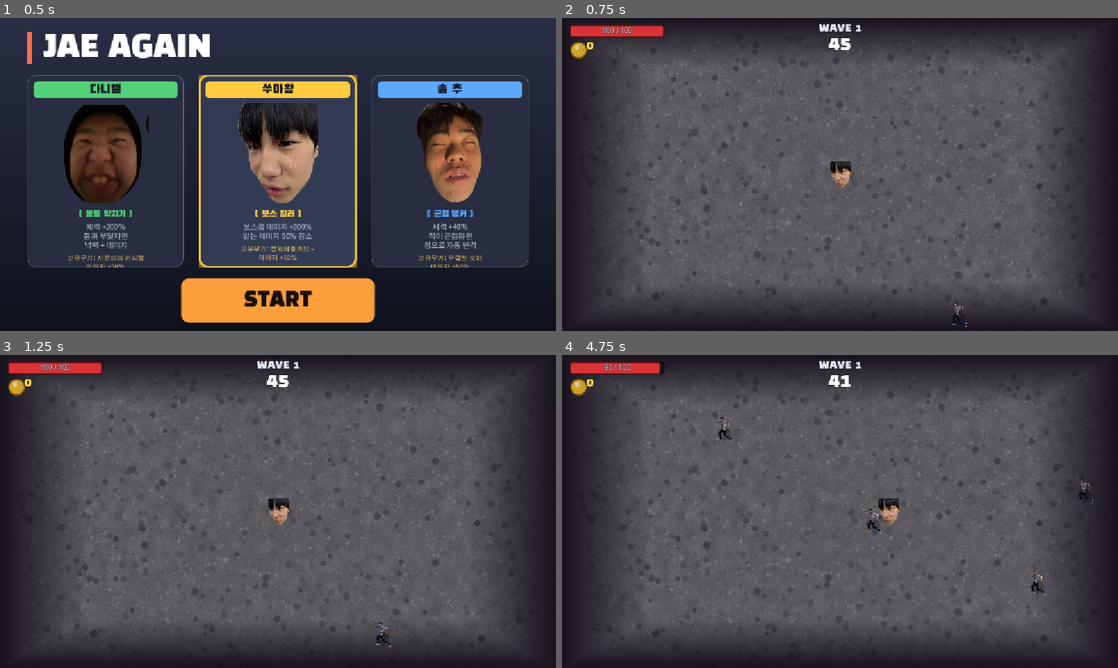
Above: before the commit, frames 1-4 (two rows, left to right).
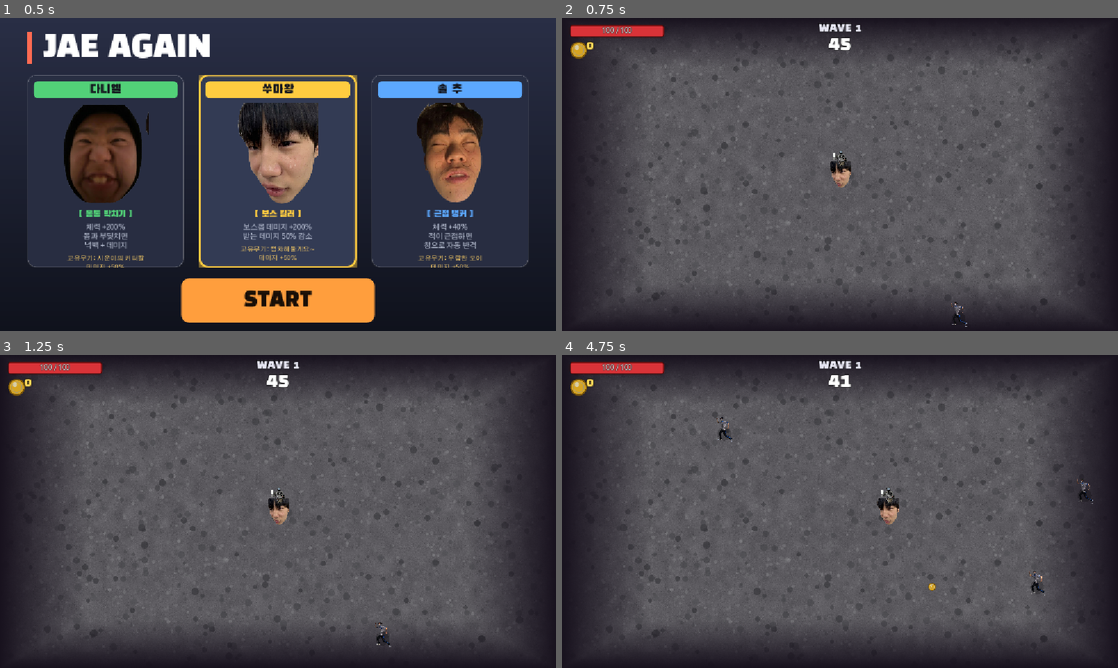
Above: after the commit, the same moments.

Repository: enrode63/-BROTATO
Game: Godot game, scene res://scenes/character_select.tscn
The game is run twice, just before and just after one commit, with the same random seed, the same clock (stepped at 60 frames per second) and the same inputs.
Inputs (mouse positions are in pixels of both pictures, inside the frame that each line leads up to):
- Up to frame 1 (0.5 s): no input
- Up to frame 2 (0.75 s): click "START" at 0.5 s
- Up to frame 3 (1.25 s): no input
- Up to frame 4 (4.75 s): tap Enter at 1.25, 1.35 s; move the mouse to (962, 495) at 1.27 s; hold Right 1.28-2 s; click (962, 495) at 1.42 s; tap Space at 1.52, 4.52 s; drag from (728, 527) to (812, 574) at 2.02 s; move the mouse to (895, 442) at 2.77 s; hold Left 2.78-3.5 s; hold R 2.78-3.5 s; drag from (812, 574) to (673, 464) at 3.52 s; move the mouse to (1006, 558) at 4.27 s; hold Right from 4.28 s (still down); tap 2 at 4.35 s

Frame 1 is identical in both runs. In frame 2, less than 0.1% of the frame differs, in the area x 48-52%, y 42-48%; in frame 3, less than 0.1%; in frame 4, 0.3%, in the area x 7-68%, y 2-76%.
Error before the commit: Parse Error: Identifier "pellet_count" not declared in the current scope. (res://scripts/camera_weapon.gd:46)

Commit message:
Fix: re-declare pellet_count/spread_degrees in camera weapon
Co-Authored-By: Claude Opus 4.8 <noreply@anthropic.com>

Diff:
--- a/scripts/camera_weapon.gd
+++ b/scripts/camera_weapon.gd
@@ -4,6 +4,9 @@
 ## inside the cone takes damage and is stunned 0.3s. No projectiles.
 
 const HALF_ANGLE_DEG := 26.0
+
+@export var pellet_count: int = 5      ## 만렙에서 함께 발사되는 탄환 수
+@export var spread_degrees: float = 32.0
 
 var _half_angle: float = deg_to_rad(HALF_ANGLE_DEG)
 var _flash: float = 0.0
